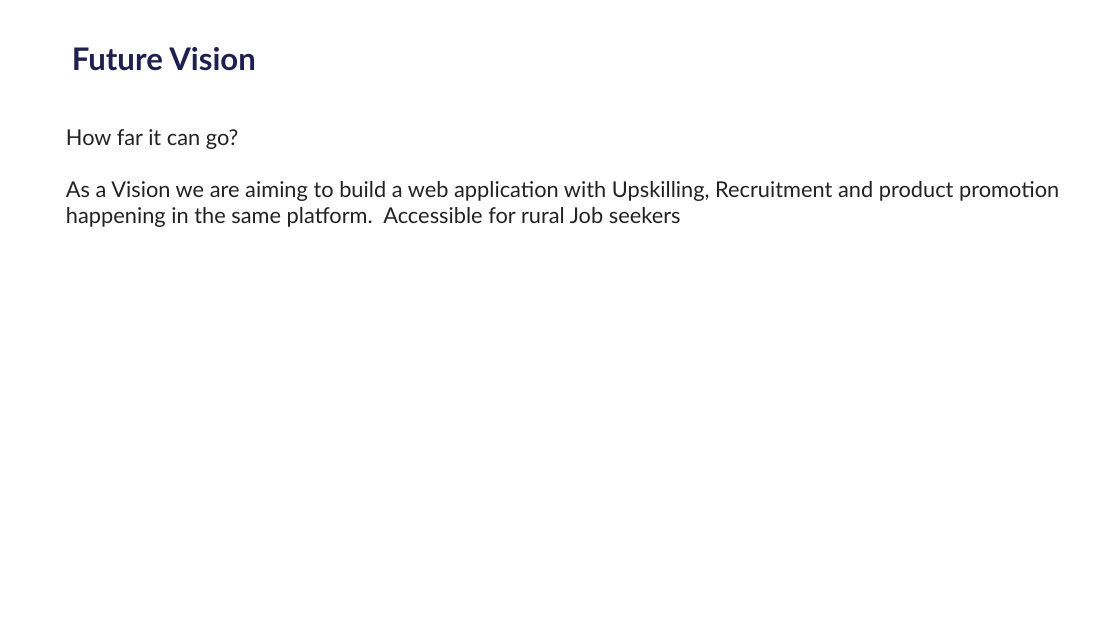
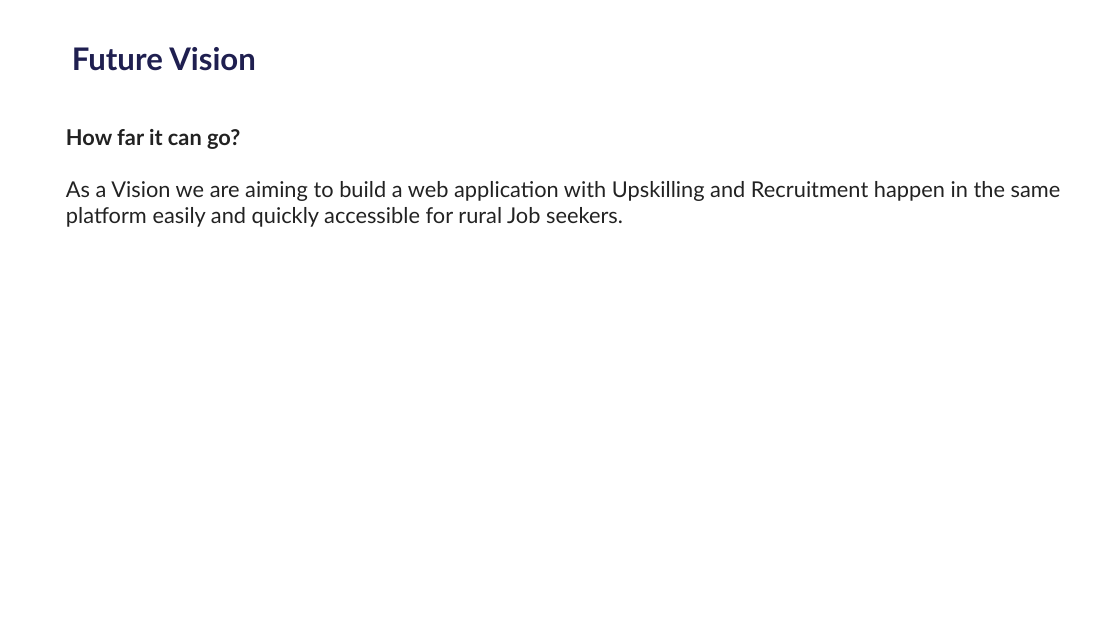
Before and after one commit to angelinindira0505/literate-chainsaw, a slide deck: slide 7 of Code Titans - National Level Start-Up Hackathon 2022-template (1) (2).pptx. Drawn at 1120x630 pixels with LibreOffice and Linux fonts; fonts in the diff are those of the drawing; background and template pictures are left out. Boxes give left, top, right and bottom in pixels: in the first picture for what was removed or moved away, otherwise in the second. Text is boxed around its words. In the diff, an @@ line names an element or a change of style, - is before the commit and + after.

```diff
--- a/Code Titans - National Level Start-Up Hackathon 2022-template (1) (2).pptx
+++ b/Code Titans - National Level Start-Up Hackathon 2022-template (1) (2).pptx
@@ text at box(66, 129, 240, 149): bold on in "How far it can go?" @@
@@ text at box(66, 181, 1061, 227): text changed @@
-As a Vision we are aiming to build a web application with Upskilling, Recruitment and product promotion happening in the same platform. Accessible for rural Job seekers
+As a Vision we are aiming to build a web application with Upskilling and Recruitment happen in the same platform easily and quickly accessible for rural Job seekers.
```
Also in this commit, not shown: 6 other slides changed.
